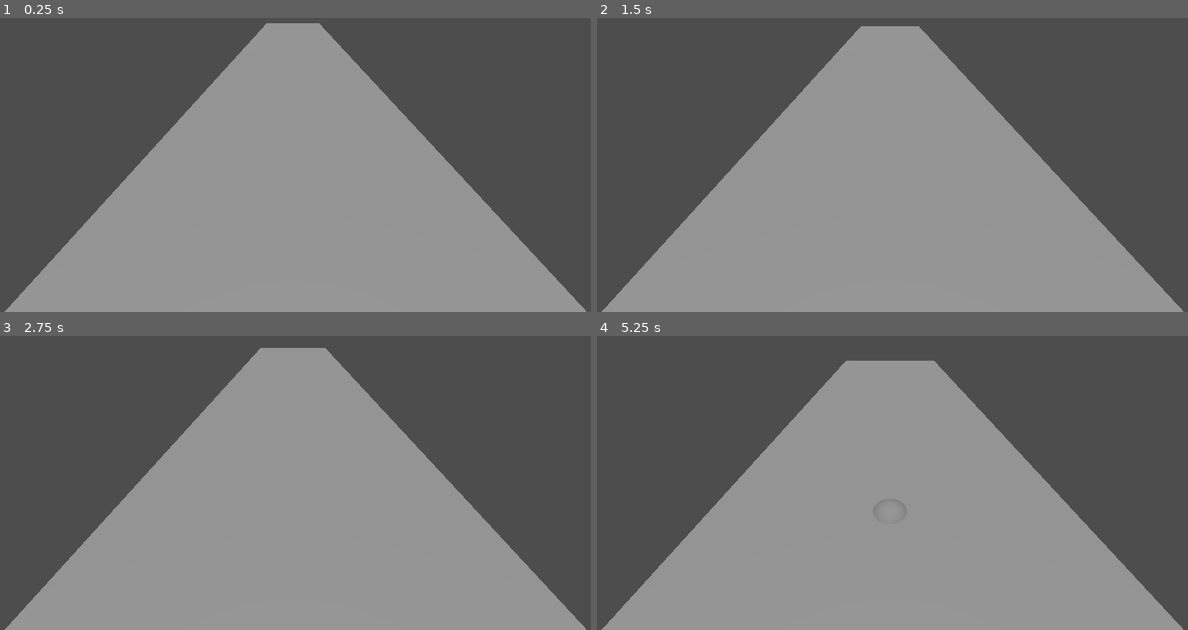
Above: before the commit, frames 1-4 (two rows, left to right).
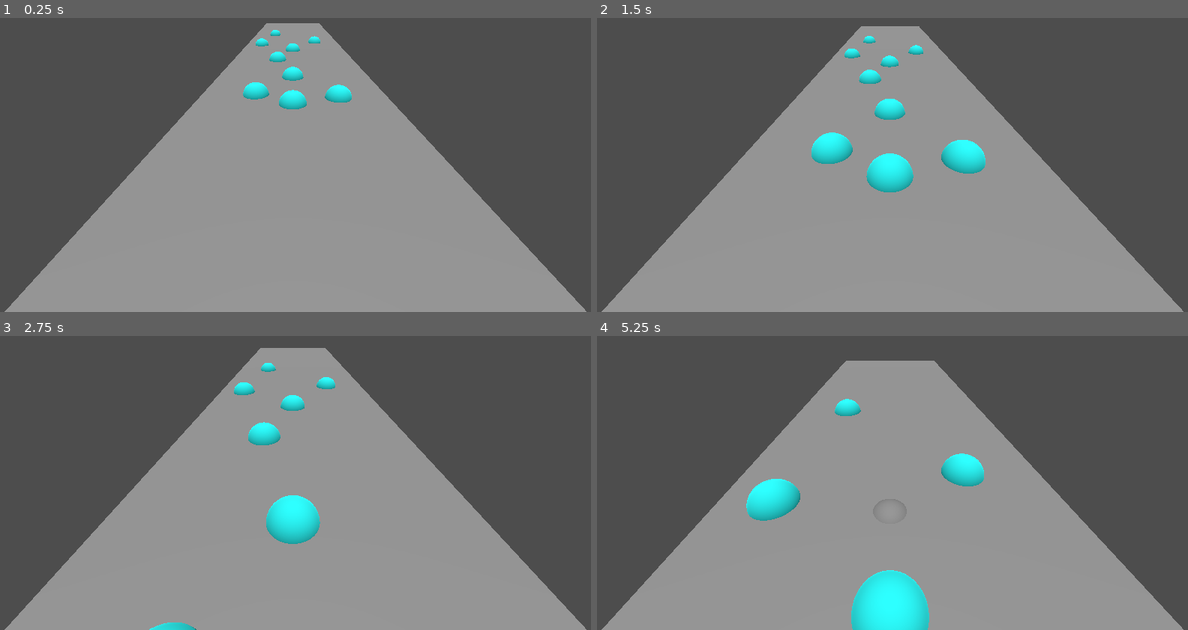
Above: after the commit, the same moments.

Repository: Yopaman/game-jam-2024
Game: Godot game, scene res://Scenes/World.tscn
The game is run twice, just before and just after one commit, with the same random seed, the same clock (stepped at 60 frames per second) and the same inputs.
Inputs:
- Up to frame 1 (0.25 s): no input
- Up to frame 2 (1.5 s): no input
- Up to frame 3 (2.75 s): no input
- Up to frame 4 (5.25 s): no input

The runs differ from the first frame. In frame 1, 1.0% of the frame differs, in the area x 41-60%, y 4-32%; in frame 2, 2.8%; in frame 3, 2.1%; in frame 4, 4.0%, in the area x 25-79%, y 21-100%.

Commit message:
added obstacles

Diff:
--- /dev/null
+++ b/Scenes/Obstacle/Caillou.tscn
@@ -0,0 +1,17 @@
+[gd_scene load_steps=4 format=3 uid="uid://dg1wor2lirncs"]
+
+[ext_resource type="PackedScene" uid="uid://d3ygqpejryuyd" path="res://scenes/Obstacle/Obstacle.tscn" id="1_jid1t"]
+
+[sub_resource type="StandardMaterial3D" id="StandardMaterial3D_estux"]
+albedo_color = Color(0.141176, 1, 1, 1)
+
+[sub_resource type="SphereMesh" id="SphereMesh_lie82"]
+material = SubResource("StandardMaterial3D_estux")
+
+[node name="Node3D" type="Node3D"]
+
+[node name="ObstacleArea" parent="." instance=ExtResource("1_jid1t")]
+
+[node name="MeshInstance3D" type="MeshInstance3D" parent="ObstacleArea"]
+transform = Transform3D(0.999857, 0, 0.0169289, 0, 1, 0, -0.0169289, 0, 0.999857, 0, 0, 0)
+mesh = SubResource("SphereMesh_lie82")
--- /dev/null
+++ b/Scenes/Obstacle/Obstacle.tscn
@@ -0,0 +1,13 @@
+[gd_scene load_steps=3 format=3 uid="uid://d3ygqpejryuyd"]
+
+[ext_resource type="Script" path="res://Scripts/Obstacle.gd" id="1_n3105"]
+
+[sub_resource type="SphereShape3D" id="SphereShape3D_lqe02"]
+
+[node name="ObstacleArea" type="Area3D"]
+script = ExtResource("1_n3105")
+
+[node name="CollisionShape3D" type="CollisionShape3D" parent="."]
+shape = SubResource("SphereShape3D_lqe02")
+
+[connection signal="body_entered" from="." to="." method="_on_body_entered"]
--- a/Scenes/World.tscn
+++ b/Scenes/World.tscn
@@ -1,7 +1,8 @@
-[gd_scene load_steps=5 format=3 uid="uid://xpcsgfg1n2yf"]
+[gd_scene load_steps=6 format=3 uid="uid://xpcsgfg1n2yf"]
 
-[ext_resource type="PackedScene" uid="uid://bwdwkapawj3qg" path="res://Scenes/Player.tscn" id="1_b5bxb"]
+[ext_resource type="PackedScene" uid="uid://bwdwkapawj3qg" path="res://scenes/Player.tscn" id="1_b5bxb"]
 [ext_resource type="Script" path="res://Scripts/Camera.gd" id="1_tlih8"]
+[ext_resource type="PackedScene" uid="uid://dg1wor2lirncs" path="res://scenes/Obstacle/Caillou.tscn" id="3_h8t28"]
 
 [sub_resource type="PlaneMesh" id="PlaneMesh_dx1hv"]
 
@@ -13,7 +14,7 @@
 transform = Transform3D(3.54353, 0, 0, 0, 0.993208, 0, 0, 0, 2.84014, -0.00258636, 0.0417137, -12.4604)
 
 [node name="shape" type="MeshInstance3D" parent="Water"]
-transform = Transform3D(1, 0, 0, 0, 1, 0, 0, 0, 6.85637, 0.00802505, 0, 0.0033412)
+transform = Transform3D(1, 0, 0, 0, 0.999999, 0, 0, 0, 6.85637, 0.00802505, 0, -0.0139337)
 mesh = SubResource("PlaneMesh_dx1hv")
 skeleton = NodePath("../..")
 surface_material_override/0 = SubResource("ShaderMaterial_0cu6c")
@@ -31,3 +32,33 @@
 current = true
 script = ExtResource("1_tlih8")
 player = NodePath("../Player")
+
+[node name="Node3D" parent="." instance=ExtResource("3_h8t28")]
+transform = Transform3D(1, 0, 0, 0, 1, 0, 0, 0, 1, -1.4183, 0, -5.86934)
+
+[node name="Node3D2" parent="." instance=ExtResource("3_h8t28")]
+transform = Transform3D(1, 0, 0, 0, 1, 0, 0, 0, 1, 1.70406, 0, -5.53962)
+
+[node name="Node3D3" parent="." instance=ExtResource("3_h8t28")]
+transform = Transform3D(1, 0, 0, 0, 1, 0, 0, 0, 1, 6.36792, -48.3041, -66.6177)
+
+[node name="Node3D4" parent="." instance=ExtResource("3_h8t28")]
+transform = Transform3D(1, 0, 0, 0, 1, 0, 0, 0, 1, -0.881074, 0, -11.2909)
+
+[node name="Node3D5" parent="." instance=ExtResource("3_h8t28")]
+transform = Transform3D(1, 0, 0, 0, 1, 0, 0, 0, 1, -2.35318, 0, -16.0041)
+
+[node name="Node3D6" parent="." instance=ExtResource("3_h8t28")]
+transform = Transform3D(1, 0, 0, 0, 1, 0, 0, 0, 1, -1.64024, 0, -20.9825)
+
+[node name="Node3D7" parent="." instance=ExtResource("3_h8t28")]
+transform = Transform3D(1, 0, 0, 0, 1, 0, 0, 0, 1, 1.73814, 0, -16.964)
+
+[node name="Node3D8" parent="." instance=ExtResource("3_h8t28")]
+transform = Transform3D(1, 0, 0, 0, 1, 0, 0, 0, 1, 0, 0, -5)
+
+[node name="Node3D9" parent="." instance=ExtResource("3_h8t28")]
+transform = Transform3D(1, 0, 0, 0, 1, 0, 0, 0, 1, 0, 0, -8)
+
+[node name="Node3D10" parent="." instance=ExtResource("3_h8t28")]
+transform = Transform3D(1, 0, 0, 0, 1, 0, 0, 0, 1, 0, 0, -14)
--- /dev/null
+++ b/Scripts/Obstacle.gd
@@ -0,0 +1,16 @@
+extends Area3D
+
+
+# Called when the node enters the scene tree for the first time.
+func _ready():
+	pass # Replace with function body.
+
+
+# Called every frame. 'delta' is the elapsed time since the previous frame.
+func _process(delta):
+	pass
+
+
+func _on_body_entered(body):
+	print("uwu")
+	pass # Replace with function body.
